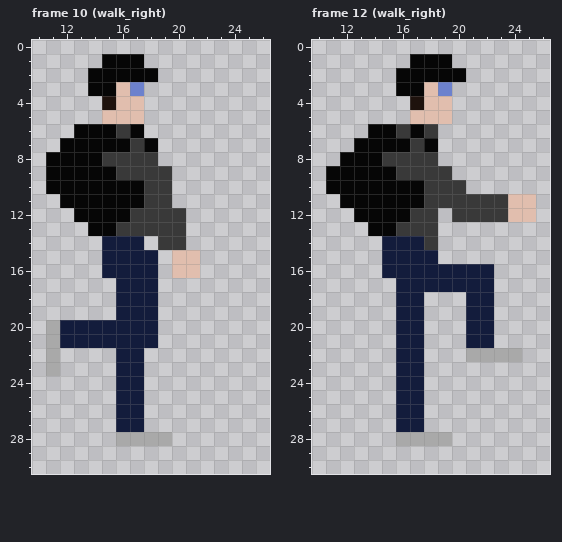
Pixel-art file, stored at art/aseprite_files/biker.aseprite. This is how it looked before the edit.
32x32 pixels, 15 frames. Shown: frame 10 (walk_right): x 10..26, y 0..30; frame 12 (walk_right): x 10..26, y 0..30. The commit also changed other frames, which this record leaves out.
The result:
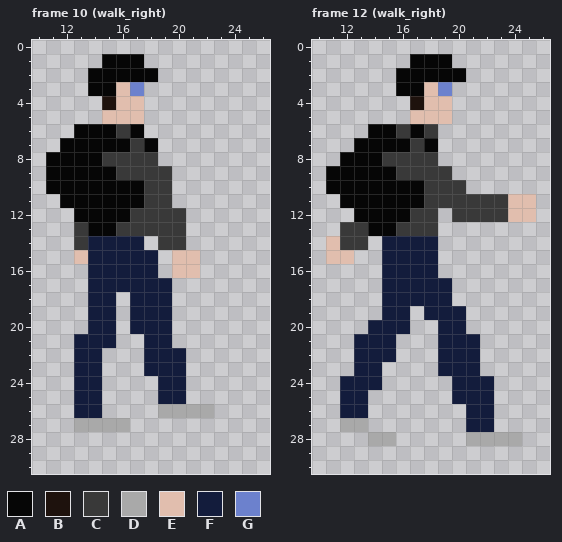
Palette (. is transparent): A #060606  B #1e120d  C #393939  D #a9a9a9  E #e1beae  F #131c3c  G #6c81cd
From old to new:
Frame 10 (walk_right), layer "Human":
The edit adds colour C in rows 13 to 14 at x 13.
The edit adds colour D in row 26 at x 19 to 22; in row 27 at x 13 to 15.
Colour F gives way to colour D in row 27 at x 16.
The edit adds colour E in row 15 at x 13.
The edit adds colour F in rows 14 to 16 at x 14; in rows 17 to 19 at x 14 to 15 and 19; in rows 20 to 21 at x 19; in rows 22 to 23 at x 13 to 14 and 18 to 20; in rows 24 to 25 at x 13 to 14 and 19 to 20; in row 26 at x 13 to 14.
The edit erases colour D in rows 20 to 23 at x 11; in row 28 at x 16 to 19.
The edit erases colour F in rows 18 to 19 at x 16; in row 20 at x 12 to 13 and 16; in row 21 at x 12 and 16 to 17; in rows 22 to 26 at x 16 to 17; in row 27 at x 17.
Frame 12 (walk_right), layer "Human":
The edit adds colour C in rows 13 to 14 at x 12 to 13.
The edit adds colour D in row 27 at x 12 to 13; in row 28 at x 14 to 15 and 21 to 24.
The edit adds colour E in row 14 at x 11; in row 15 at x 11 to 12.
The edit adds colour F in row 17 at x 15; in row 18 at x 15 and 18 to 19; in row 19 at x 15 and 18 to 20; in row 20 at x 14 to 15 and 19 to 20; in rows 21 to 22 at x 13 to 15 and 19 to 20; in row 23 at x 13 to 14 and 19 to 21.
The edit adds colour F in row 24 at x 12 to 14 and 20 to 22; in row 25 at x 12 to 13 and 20 to 22; in row 26 at x 12 to 13 and 21 to 22; in row 27 at x 21 to 22.
Colour C gives way to colour F in row 14 at x 18.
Colour D gives way to colour F in row 22 at x 21.
The edit erases colour D in row 22 at x 22 to 24; in row 28 at x 16 to 19.
The edit erases colour F in row 16 at x 19 to 22; in row 17 at x 20 to 22; in row 18 at x 21 to 22; in rows 19 to 20 at x 17 and 21 to 22; in row 21 at x 16 to 17 and 22; in rows 22 to 27 at x 16 to 17.
Pixel boxes of the changes (left, top, right, bottom) in both pictures:
changed: (46, 222, 214, 446)
changed: (326, 222, 522, 446)
